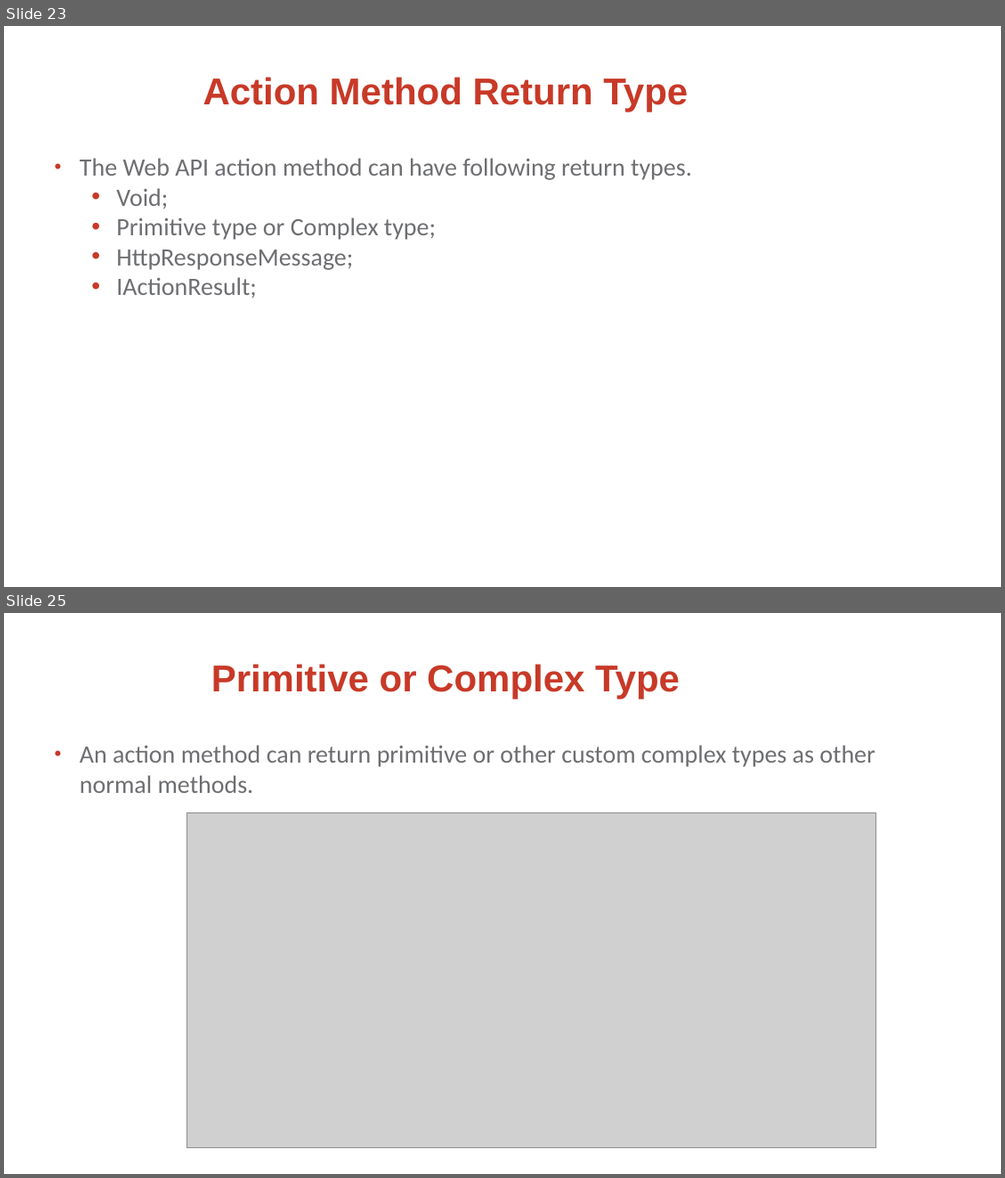
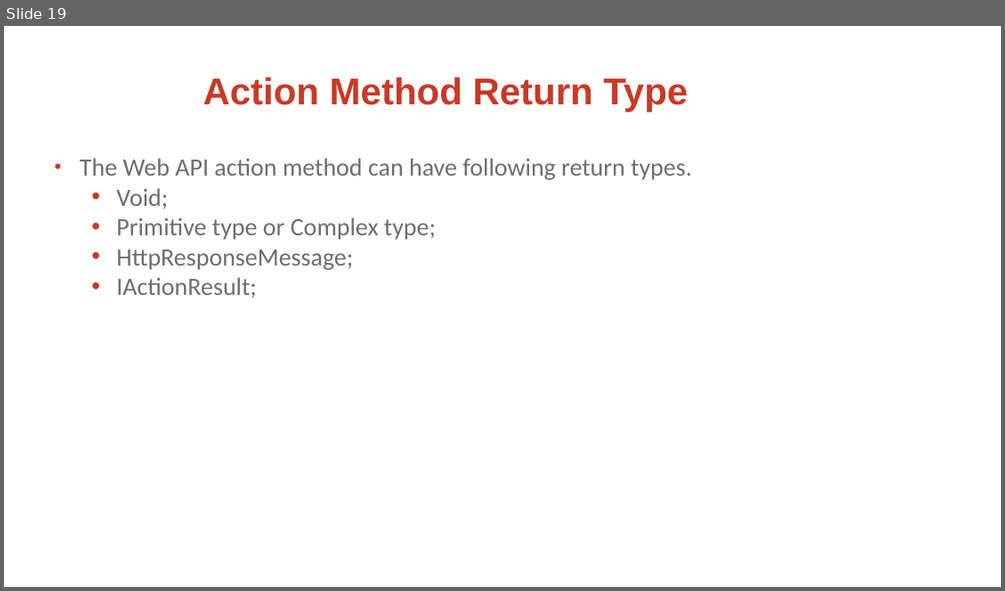
Before and after one commit to KestutisMatavicius/NRD_Akademija_2018_Pavasaris_Kaunas, a slide deck: kma_Web_API.pptx. Shown one above the other, each under a label of ours: slides 23 and 25 before the commit, slide 19 after it; the slides between them are not shown. The pictures are 1005x1178 and 1005x591 pixels, drawn with LibreOffice and Linux fonts; fonts in the diff are those of the drawing; grey boxes stand for pictures; background and template pictures are left out. Boxes give left, top, right and bottom in pixels: in the first picture for what was removed or moved away, otherwise in the second. Text is boxed around its words. In the diff, an @@ line names an element or a change of style, - is before the commit and + after.

```diff
--- a/kma_Web_API.pptx
+++ b/kma_Web_API.pptx
@@ slide 25 removed at box(4, 613, 1001, 1174), background picture (left out) @@
@@ title removed at box(211, 664, 680, 699) @@
-Primitive or Complex Type
@@ subtitle removed at box(80, 745, 874, 793) @@
-• An action method can return primitive or other custom complex types as other normal methods.
@@ picture removed at box(187, 812, 876, 1148) @@
@@ what was slide 23 is now slide 19 @@
```
Also in this commit, not shown: 8 other slides removed, 6 other files.
